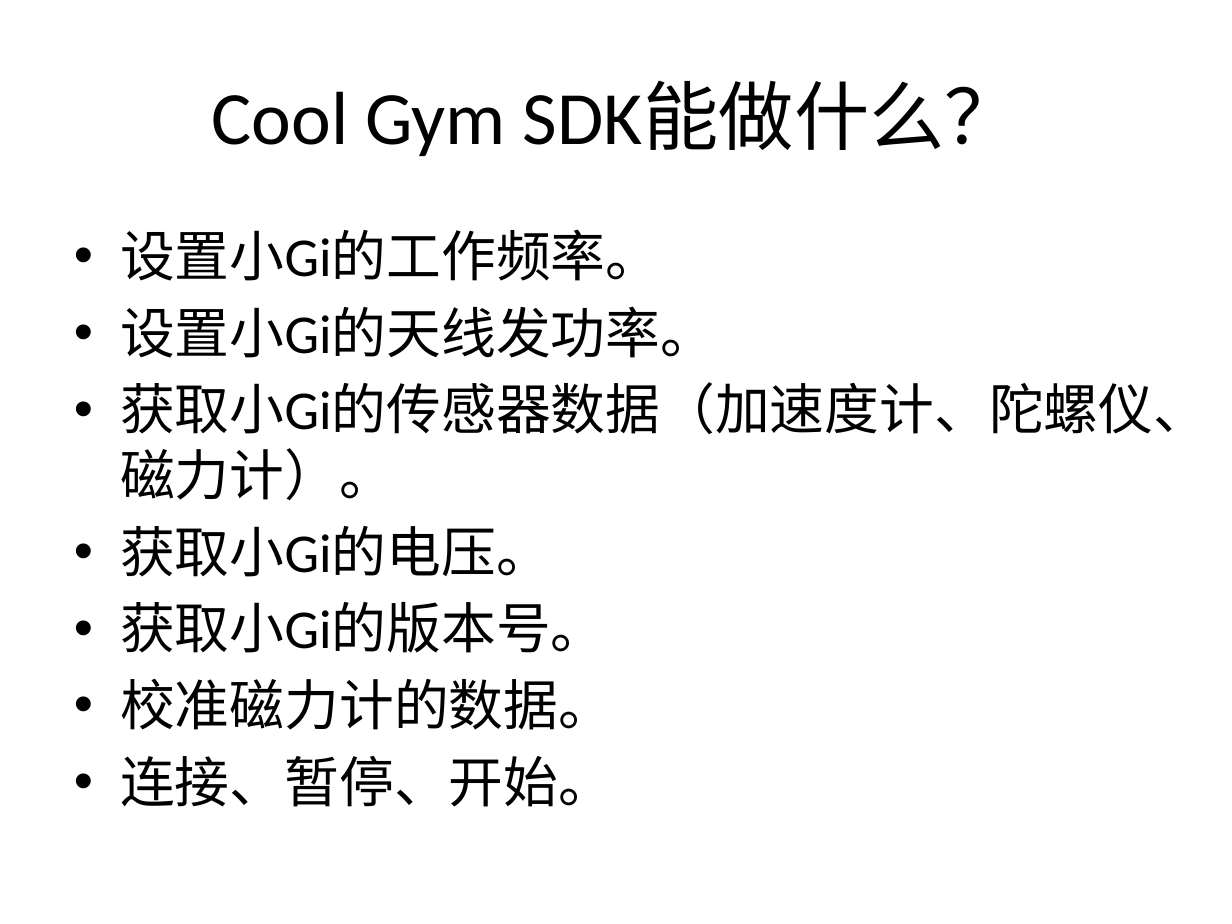
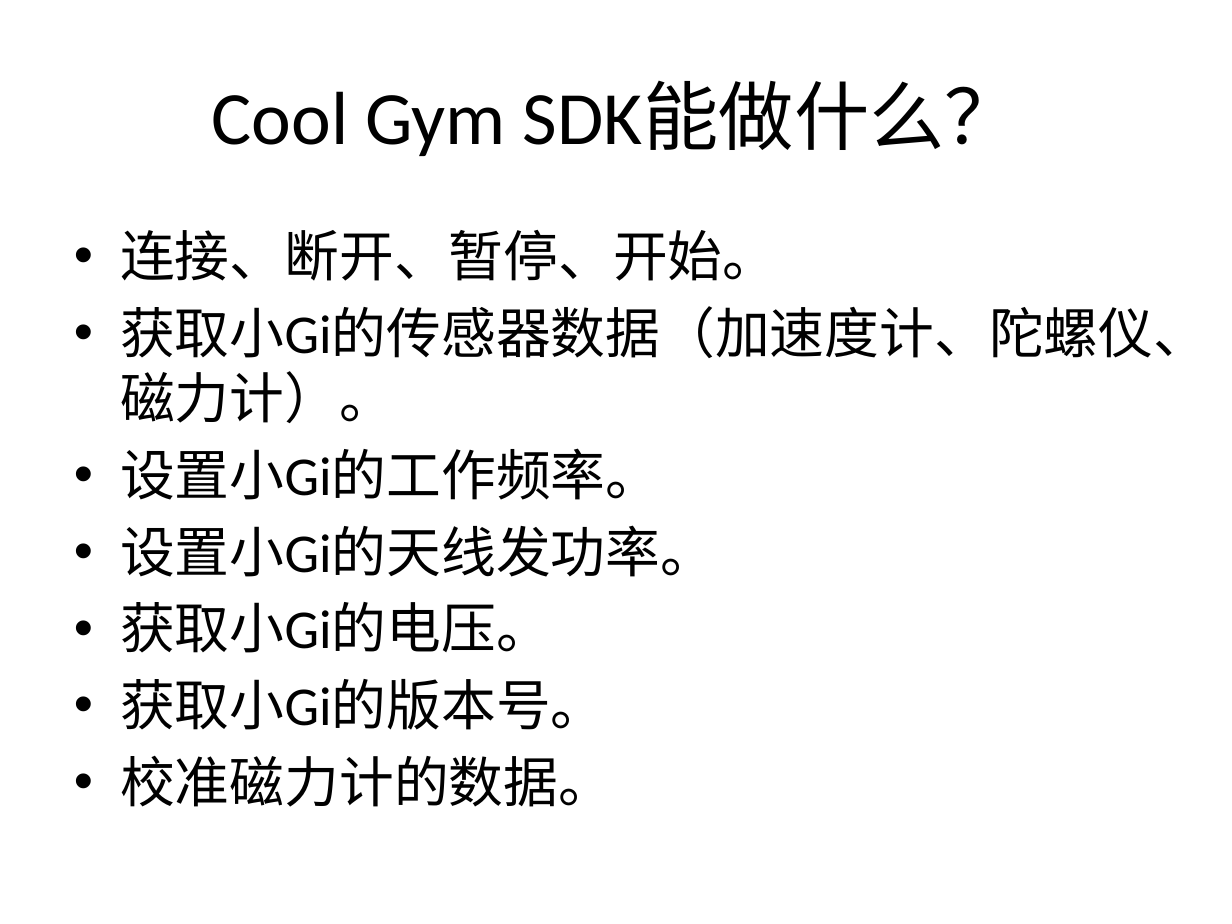
Before and after one commit to pip1998/SDK-PPT, a slide deck: slide 6 of CoolGymPPT.pptx (slide 5 before the commit). Drawn at 1232x924 pixels with LibreOffice and Linux fonts; fonts in the diff are those of the drawing. Boxes give left, top, right and bottom in pixels: in the first picture for what was removed or moved away, otherwise in the second. Text is boxed around its words. In the diff, an @@ line names an element or a change of style, - is before the commit and + after.

```diff
--- a/CoolGymPPT.pptx
+++ b/CoolGymPPT.pptx
@@ text at (x1=120, y1=230, x2=1208, y2=423): paragraphs added @@
+• 连接、断开、暂停、开始。
+• 获取小Gi的传感器数据（加速度计、陀螺仪、磁力计）。
@@ text at (x1=120, y1=382, x2=1208, y2=500): paragraph removed @@
-• 获取小Gi的传感器数据（加速度计、陀螺仪、磁力计）。
@@ text at (x1=120, y1=756, x2=613, y2=807): paragraph removed @@
-• 连接、暂停、开始。
```
Also in this commit, not shown: 3 other slides changed, 1 slide added, 1 slide removed, 6 other files.
